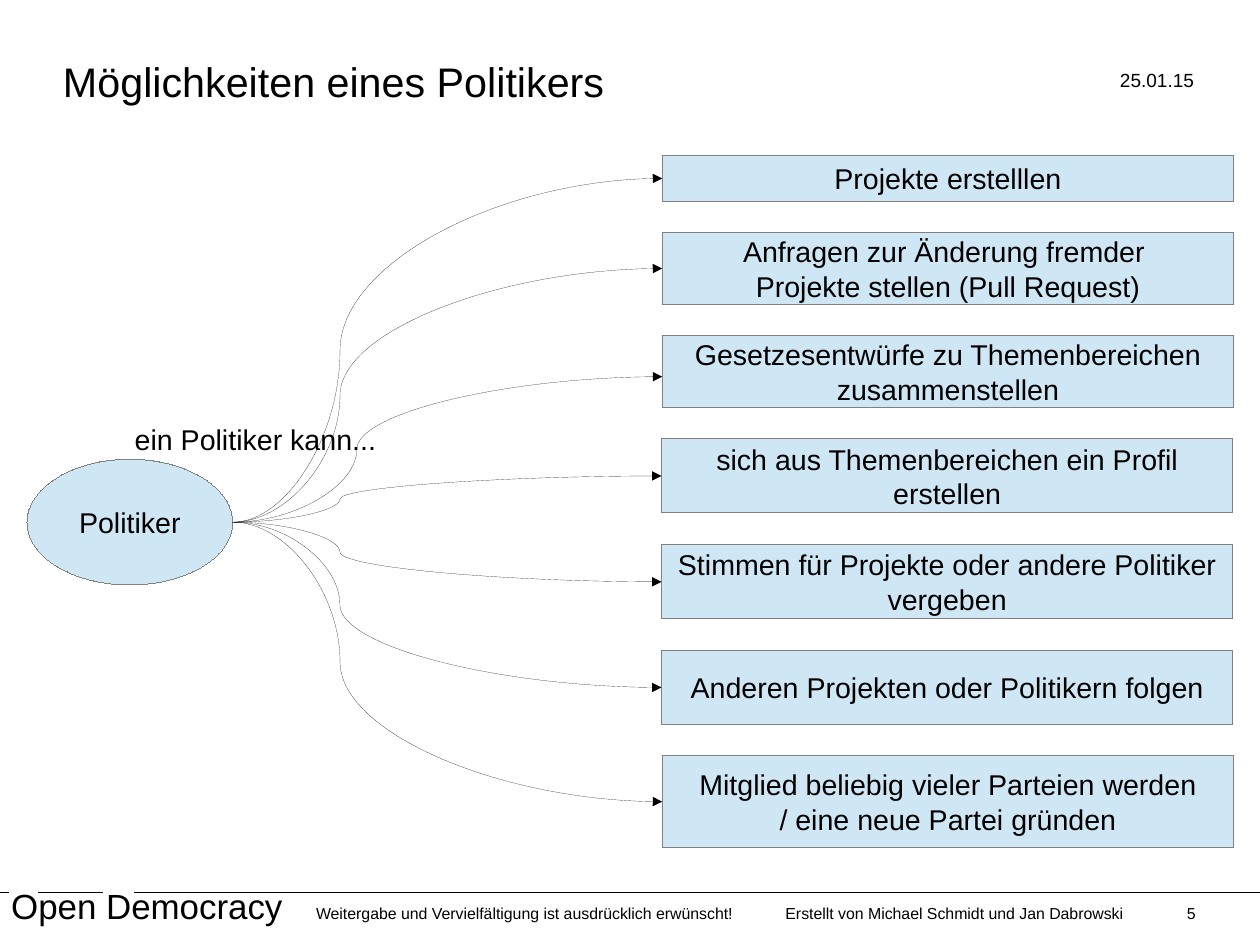
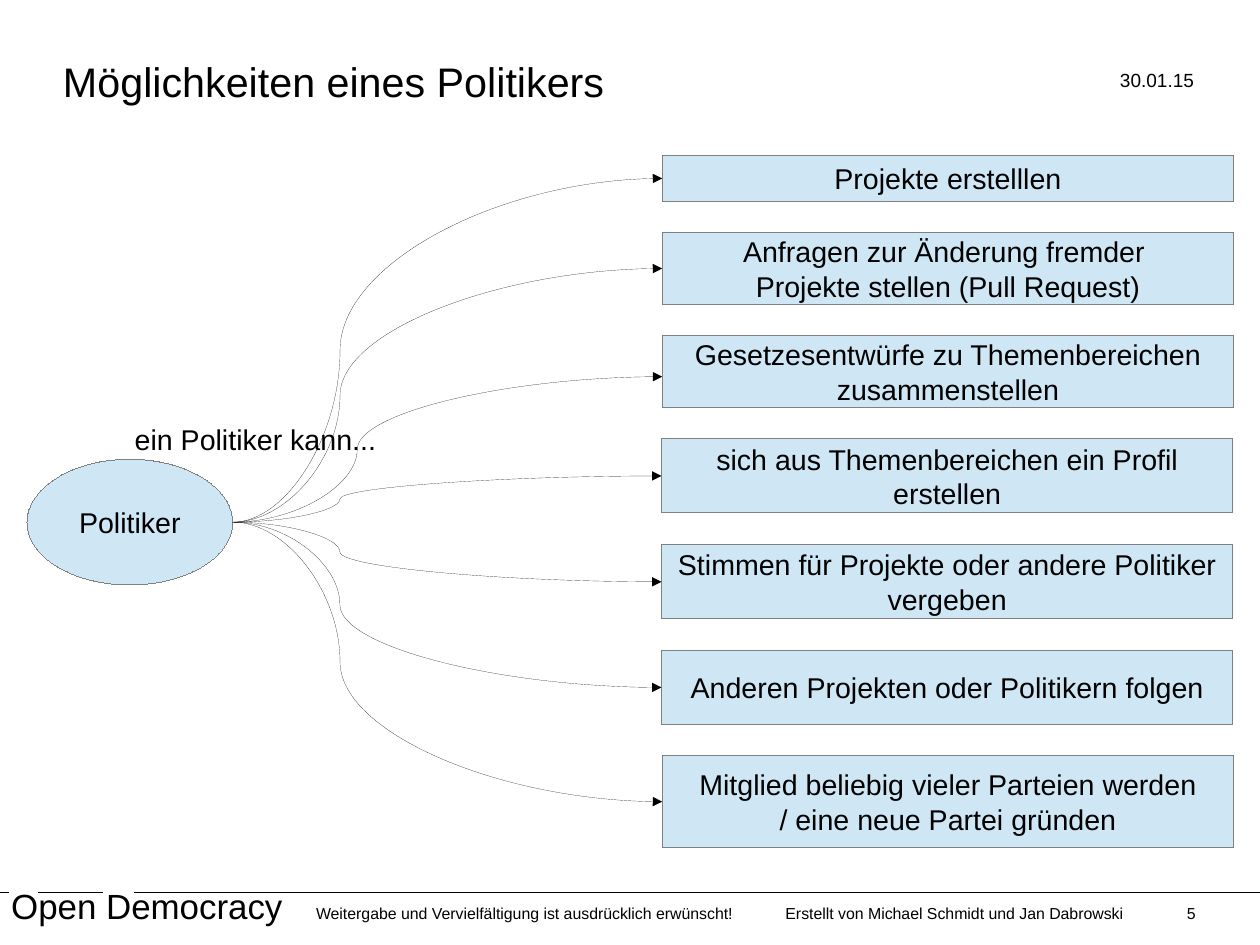
Before and after one commit to dabro81/odemocracy, a slide deck: slide 5 of Open Democracy Präsentation_150125_DE0C_JD.odp. Drawn at 1260x945 pixels with LibreOffice and Linux fonts; fonts in the diff are those of the drawing. Boxes give left, top, right and bottom in pixels: in the first picture for what was removed or moved away, otherwise in the second. Text is boxed around its words. In the diff, an @@ line names an element or a change of style, - is before the commit and + after.

```diff
--- a/Open Democracy Präsentation_150125_DE0C_JD.odp
+++ b/Open Democracy Präsentation_150125_DE0C_JD.odp
@@ text at <box>1120,73,1194,88</box>: text changed @@
-25.01.15
+30.01.15
@@ curved arrow (233, 523) - (662, 377): route changed @@
```
Also in this commit, not shown: 18 other slides changed.
